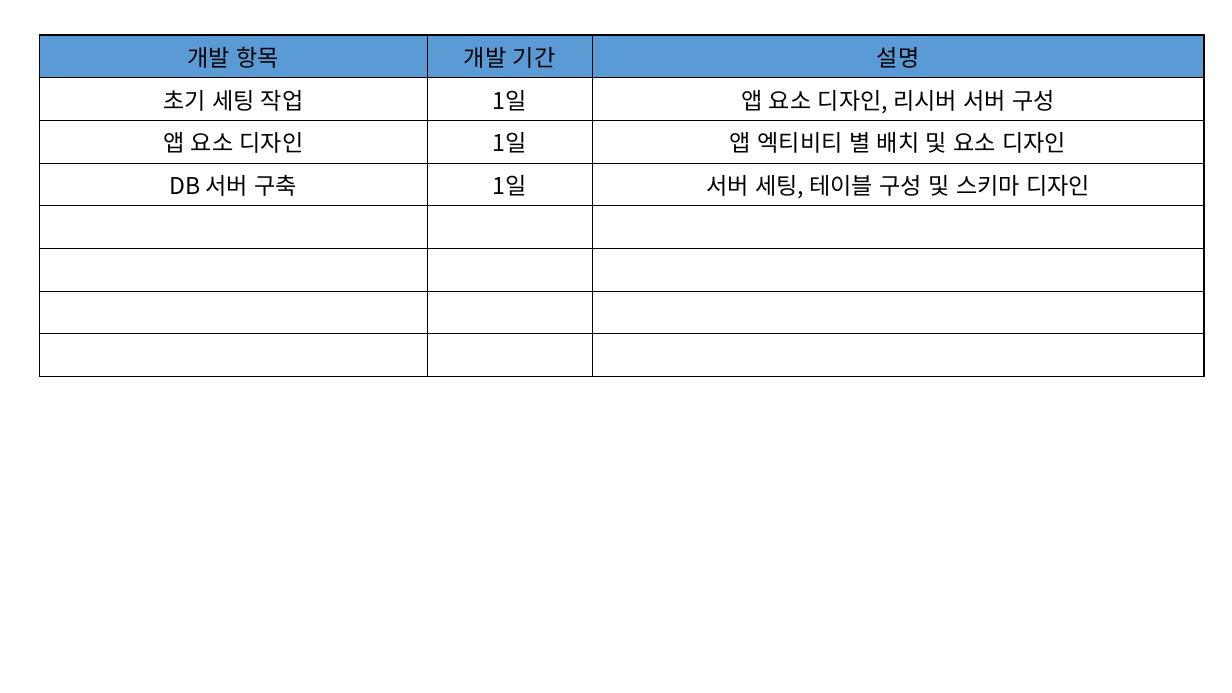
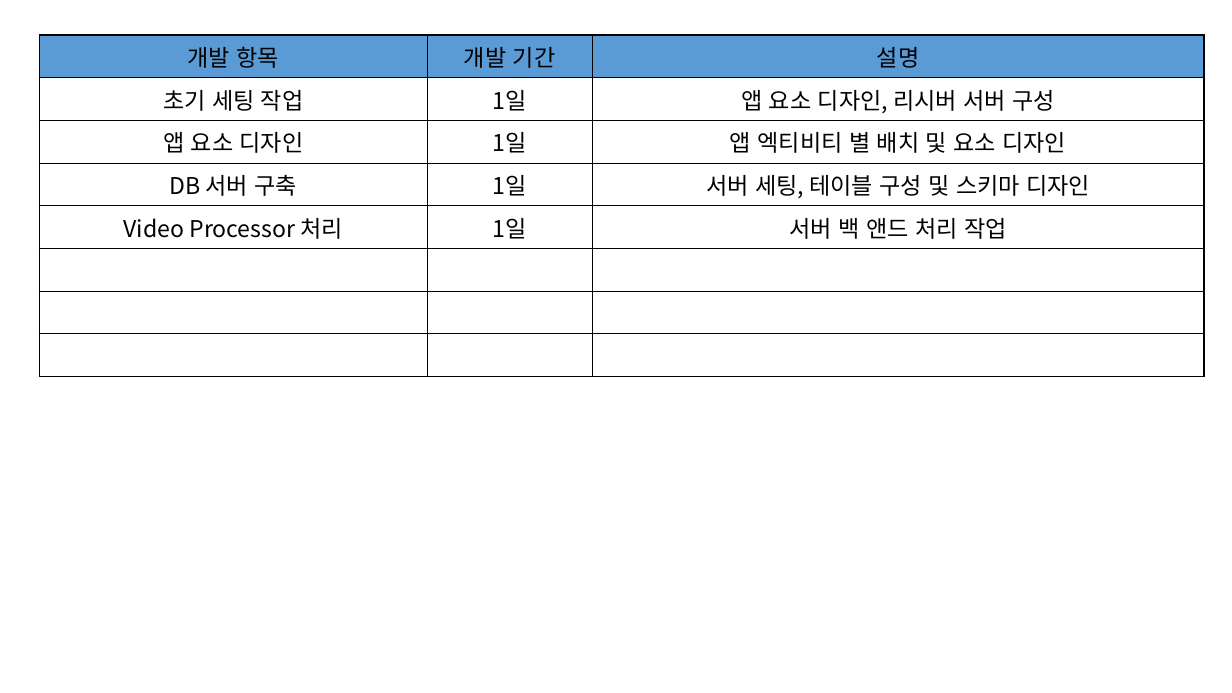
Before and after one commit to mrkimkim/AI_interview, a slide deck: slide 4 of Scatch.pptx. Drawn at 1232x693 pixels with LibreOffice and Linux fonts; fonts in the diff are those of the drawing. Boxes give left, top, right and bottom in pixels: in the first picture for what was removed or moved away, otherwise in the second. Text is boxed around its words. In the diff, an @@ line names an element or a change of style, - is before the commit and + after.

```diff
--- a/Scatch.pptx
+++ b/Scatch.pptx
@@ table at <box>40,35,1205,335</box> @@
+row 5: Video Processor 처리 | 1일 | 서버 백 앤드 처리 작업
-row 8:  |  | 
```
Also in this commit, not shown: 1 slide added, 9 other files.
